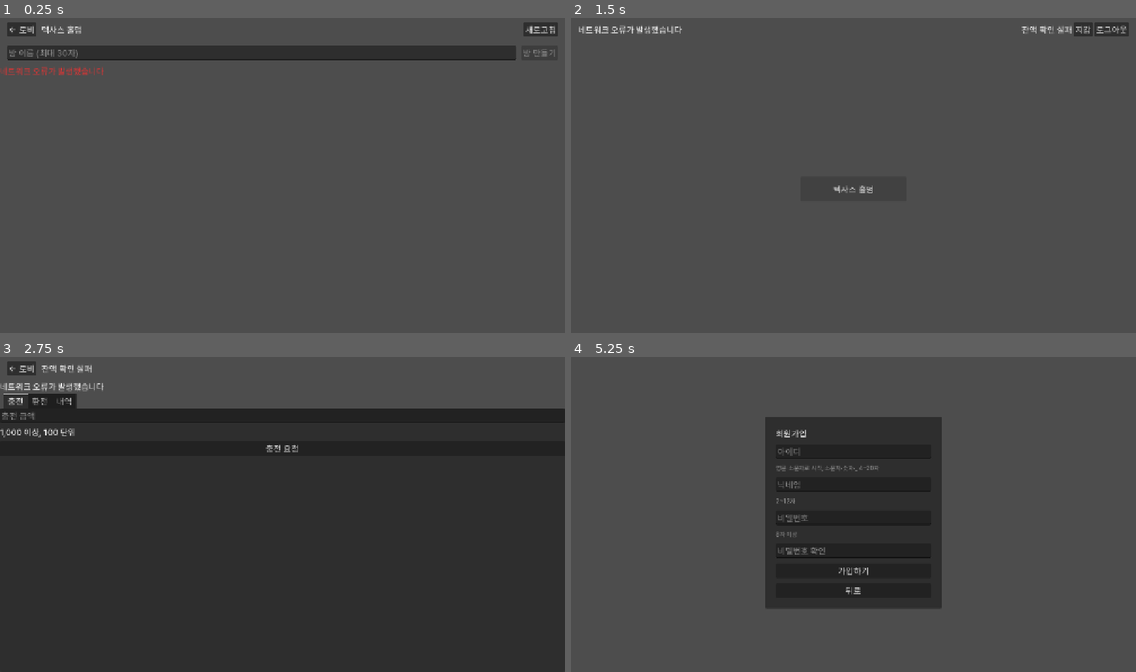
Above: before the commit, frames 1-4 (two rows, left to right).
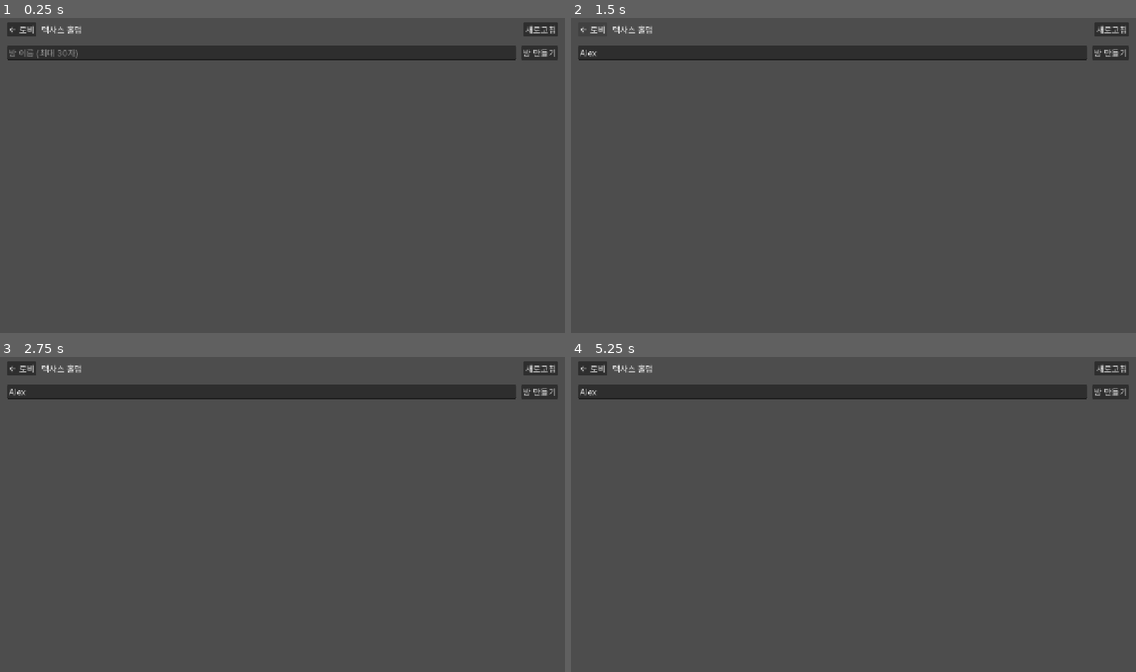
Above: after the commit, the same moments.

Repository: modify879/board-game-godot
Game: Godot game, scene res://games/holdem/table_list.tscn
The game is run twice, just before and just after one commit, with the same random seed, the same clock (stepped at 60 frames per second) and the same inputs. This scene is started directly instead of the project's main scene.
Inputs (mouse positions are in pixels of both pictures, inside the frame that each line leads up to):
- Up to frame 1 (0.25 s): no input
- Up to frame 2 (1.5 s): click (830, 52) at 0.52 s; type "Alex" at 0.6 s; click "← 로비" at 1.25 s
- Up to frame 3 (2.75 s): click (514, 369) at 2 s, where only the run before the commit has a clickable "지갑"
- Up to frame 4 (5.25 s): click "← 로비" at 2.75 s; click (1113, 369) at 3.5 s, where only the run before the commit has a clickable "로그아웃"; click (853, 530) at 4.25 s, where only the run before the commit has a clickable "로그인"; click (853, 558) at 5 s, where only the run before the commit has a clickable "회원가입"

The runs differ from the first frame. In frame 1, 0.3% of the frame differs, in the area x 0-98%, y 9-19%; in frame 2, 5.1%; in frame 3, 89%, in the area x 0-100%, y 1-100%; in frame 4, 23%.
Error after the commit: Parse Error: Too many arguments for "accept()" call. Expected at most 4 but received 5. (res://games/holdem/table_list.gd:81)

Commit message:
refactor(core): 페이저가 생성 때 받은 조회 함수로 다시 읽는다

Diff:
--- a/core/test_core.gd
+++ b/core/test_core.gd
@@ -218,18 +218,19 @@
 	var fresh := pg.begin()
 	check(pprev.disabled and pnext.disabled, "Pager begin 은 버튼 잠금")
 	var ok_resp := {"ok": true, "data": {"page": {"number": 1, "totalPages": 3}, "content": []}}
-	check(not await pg.accept(stale, 0, ok_resp, func(_p: int) -> void: pass, func(_e: String) -> void: pass), "Pager 낡은 gen 은 false")
-	check(await pg.accept(fresh, 1, ok_resp, func(_p: int) -> void: pass, func(_e: String) -> void: pass) and pg.page == 1 and pg.total == 3, "Pager 정상 응답 반영")
+	check(not await pg.accept(stale, 0, ok_resp, func(_e: String) -> void: pass), "Pager 낡은 gen 은 false")
+	check(await pg.accept(fresh, 1, ok_resp, func(_e: String) -> void: pass) and pg.page == 1 and pg.total == 3, "Pager 정상 응답 반영")
 	var called := [-1]
-	var over := pg.begin()
-	var res: bool = await pg.accept(over, 5, ok_resp, func(p: int) -> void: called[0] = p, func(_e: String) -> void: pass)
+	var pg_over := Pager.new(pbox, pprev, plabel, pnext, func(p: int) -> void: called[0] = p)
+	var over := pg_over.begin()
+	var res: bool = await pg_over.accept(over, 5, ok_resp, func(_e: String) -> void: pass)
 	check(not res and called[0] == 2, "Pager 초과는 마지막 페이지로 reload")
 	var errs := []
 	var bad := pg.begin()
-	await pg.accept(bad, 0, {"ok": false, "error": "X"}, func(_p: int) -> void: pass, func(e: String) -> void: errs.append(e))
+	await pg.accept(bad, 0, {"ok": false, "error": "X"}, func(e: String) -> void: errs.append(e))
 	var bad_stale := pg.begin()
 	pg.begin()
-	await pg.accept(bad_stale, 0, {"ok": false, "error": "Y"}, func(_p: int) -> void: pass, func(e: String) -> void: errs.append(e))
+	await pg.accept(bad_stale, 0, {"ok": false, "error": "Y"}, func(e: String) -> void: errs.append(e))
 	check(errs == ["X"], "Pager 실패면 낡지 않았을 때만 on_error")
 	var loaded := []
 	var pg2 := Pager.new(pbox, pprev, plabel, pnext, func(p: int) -> void: loaded.append(p))
--- a/core/ui/pager.gd
+++ b/core/ui/pager.gd
@@ -4,6 +4,7 @@
 var page := 0
 var total := 0
 var _gen := 0
+var _loader: Callable
 var _box: HBoxContainer
 var _prev: Button
 var _label: Label
@@ -11,6 +12,7 @@
 
 
 func _init(box: HBoxContainer, prev: Button, label: Label, next: Button, loader: Callable) -> void:
+	_loader = loader
 	prev.pressed.connect(func() -> void: loader.call(page - 1))
 	next.pressed.connect(func() -> void: loader.call(page + 1))
 	_box = box
@@ -32,8 +34,8 @@
 
 
 ## 응답 공통 처리. 낡았거나 실패·마지막 페이지 초과면 false. 실패면 낡지 않았을 때만 on_error.call(errorCode)
-## 초과는 reload.call(마지막 페이지)를 기다린 뒤 false
-func accept(gen: int, page_req: int, r: Dictionary, reload: Callable, on_error: Callable) -> bool:
+## 초과는 loader.call(마지막 페이지)를 기다린 뒤 false
+func accept(gen: int, page_req: int, r: Dictionary, on_error: Callable) -> bool:
 	if gen != _gen:
 		return false
 	if not r.ok:
@@ -42,7 +44,7 @@
 		return false
 	var new_total: int = r.data.page.totalPages
 	if page_req >= new_total and new_total > 0:
-		await reload.call(new_total - 1)
+		await _loader.call(new_total - 1)
 		return false
 	page = r.data.page.number
 	total = new_total
